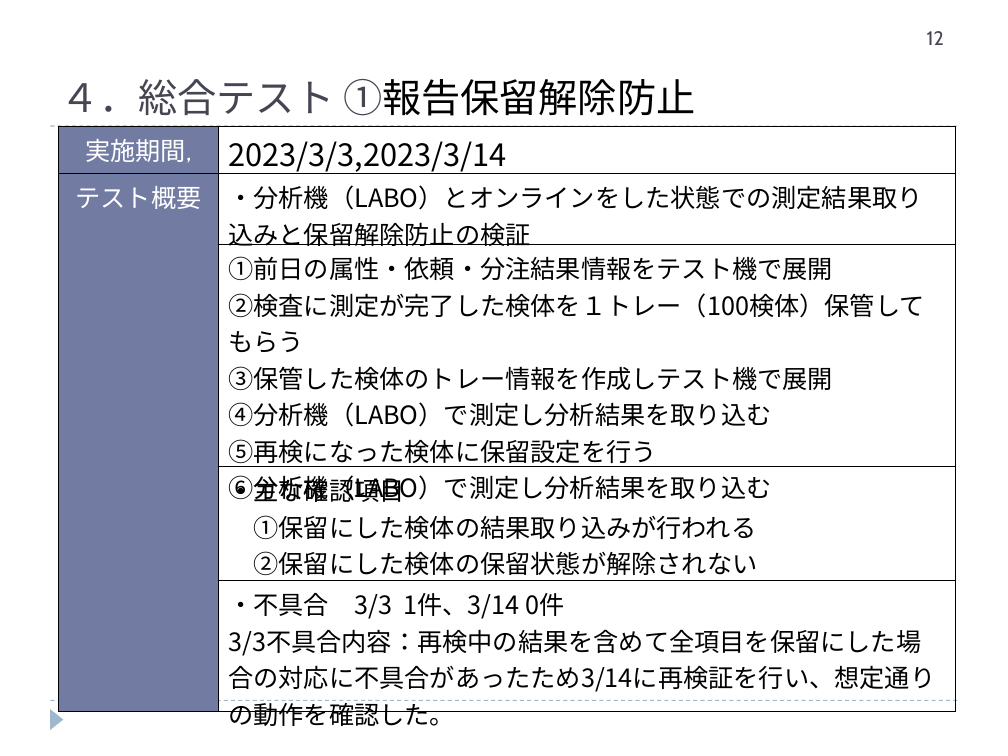
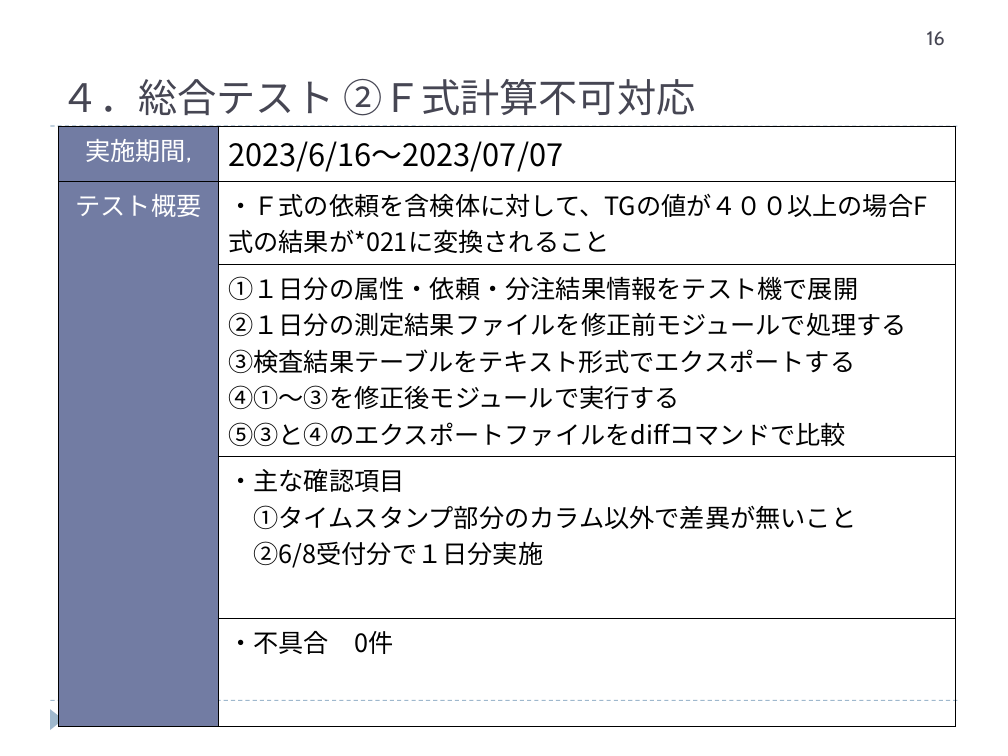
Before and after one commit to hanyutatsuya/Chemistory, a slide deck: slide 16 of 次期システム対応/レビュー2/ケミストリー次期先行対応_20230807.ppt (slide 12 before the commit). Drawn at 1008x756 pixels with LibreOffice and Linux fonts; fonts in the diff are those of the drawing. Boxes give left, top, right and bottom in pixels: in the first picture for what was removed or moved away, otherwise in the second. Text is boxed around its words. In the diff, an @@ line names an element or a change of style, - is before the commit and + after.

```diff
--- a/次期システム対応/レビュー2/ケミストリー次期先行対応_20230807.ppt
+++ b/次期システム対応/レビュー2/ケミストリー次期先行対応_20230807.ppt
@@ page number at [927,31,945,45]: text changed @@
-12
+16
@@ text at [60,79,695,116]: text changed @@
-４．総合テスト ①報告保留解除防止
+４．総合テスト ②Ｆ式計算不可対応
@@ table at [58,126,955,705] @@
-row 1, column 2: 2023/3/3,2023/3/14
+row 1, column 2: 2023/6/16～2023/07/07
-row 2, column 2: ・分析機（LABO）とオンラインをした状態での測定結果取り込みと保留解除防止の検証
+row 2, column 2: ・Ｆ式の依頼を含検体に対して、TGの値が４００以上の場合F式の結果が*021に変換されること
-row 3, column 2: ①前日の属性・依頼・分注結果情報をテスト機で展開 / ②検査に測定が完了した検体を１トレー（100検体）保管してもらう / ③保管した検体のトレー情報を作成しテスト機で展開 / ④分析機（LABO）で測定し分析結果を取り込む / ⑤再検になった検体に保留設定を行う / ⑥分析機（LABO）で測定し分析結果を取り込む
+row 3, column 2: ①１日分の属性・依頼・分注結果情報をテスト機で展開 / ②１日分の測定結果ファイルを修正前モジュールで処理する / ③検査結果テーブルをテキスト形式でエクスポートする / ④①～③を修正後モジュールで実行する / ⑤③と④のエクスポートファイルをdiffコマンドで比較
-row 4, column 2: ・主な確認項目 / ①保留にした検体の結果取り込みが行われる / ②保留にした検体の保留状態が解除されない
+row 4, column 2: ・主な確認項目 / ①タイムスタンプ部分のカラム以外で差異が無いこと / ②6/8受付分で１日分実施
-row 5, column 2: ・不具合 3/3 1件、3/14 0件 / 3/3不具合内容：再検中の結果を含めて全項目を保留にした場合の対応に不具合があったため3/14に再検証を行い、想定通りの動作を確認した。
+row 5, column 2: ・不具合 0件
```
Also in this commit, not shown: 4 other slides changed, 3 slides added, 33 other files.
